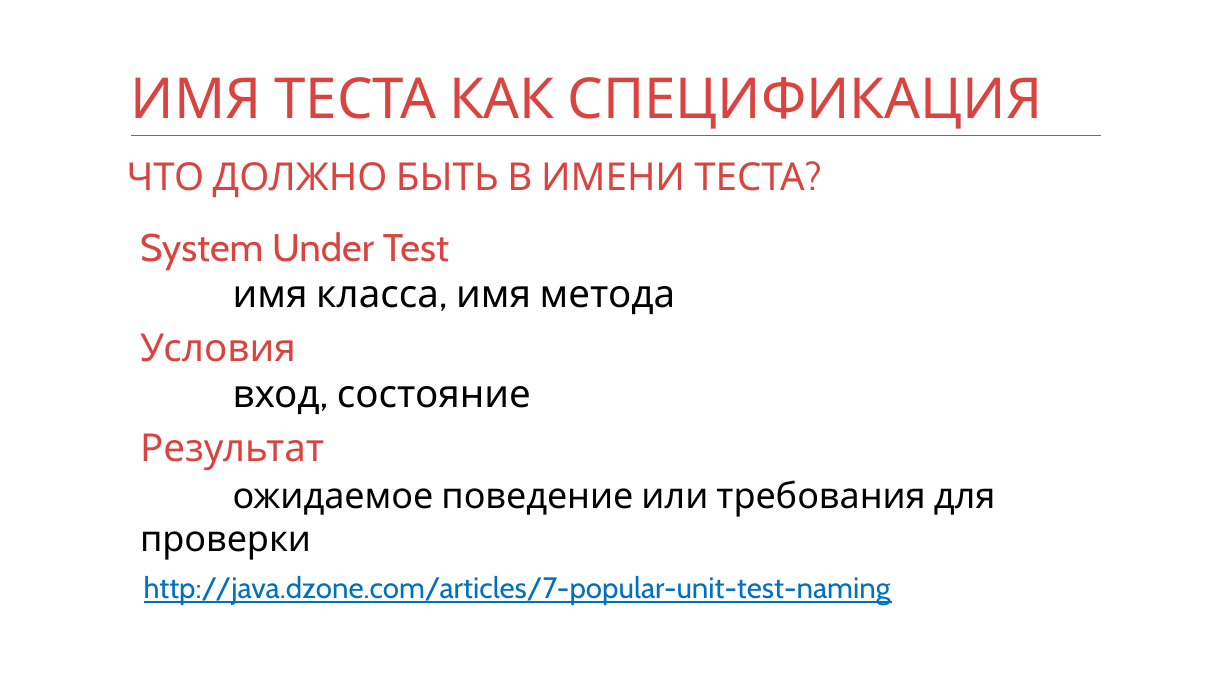
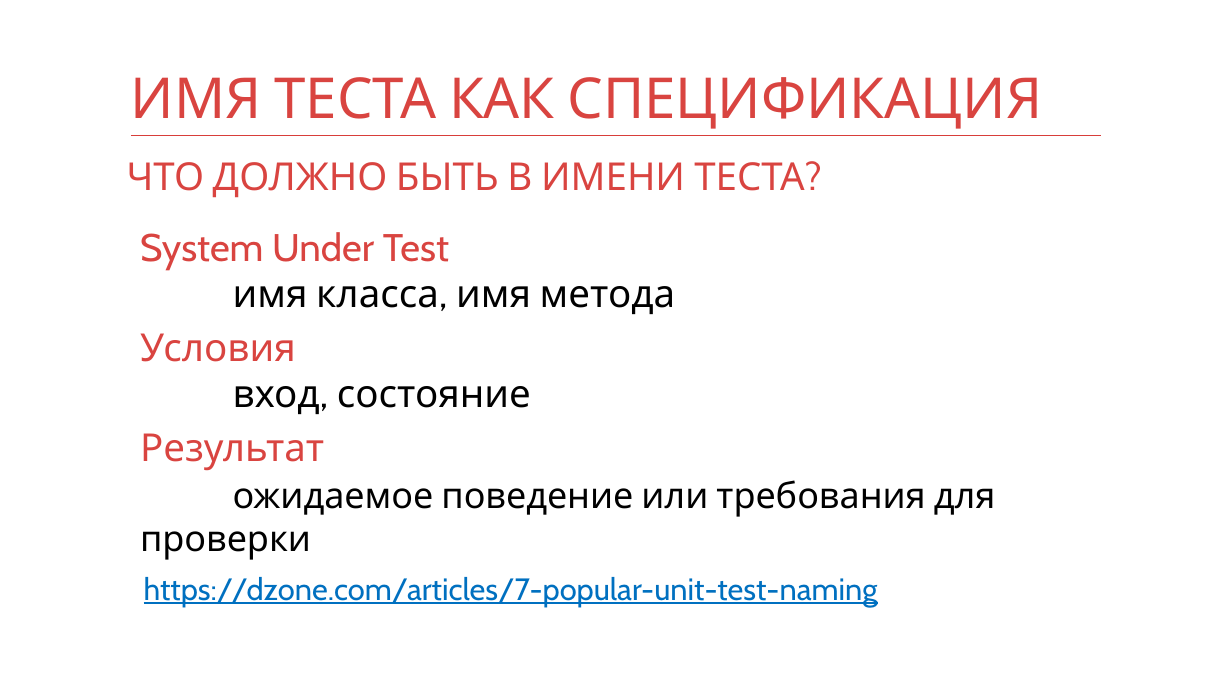
Before and after one commit to kontur-courses/testing, a slide deck: slide 5 of testing-c#.pptx. Drawn at 1232x693 pixels with LibreOffice and Linux fonts; fonts in the diff are those of the drawing. Boxes give left, top, right and bottom in pixels: in the first picture for what was removed or moved away, otherwise in the second. Text is boxed around its words. In the diff, an @@ line names an element or a change of style, - is before the commit and + after.

```diff
--- a/testing-c#.pptx
+++ b/testing-c#.pptx
@@ text at (144, 577, 878, 606): text changed; size 23 to 24 pt @@
-http://java.dzone.com/articles/7-popular-unit-test-naming
+https://dzone.com/articles/7-popular-unit-test-naming
```
Also in this commit, not shown: 1 other file.
